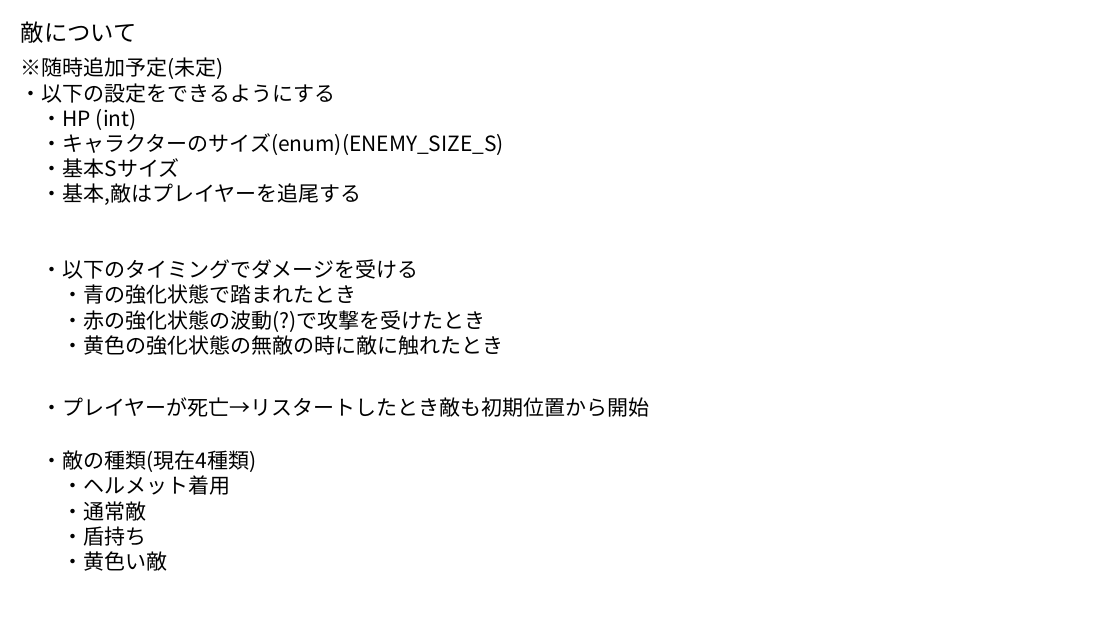
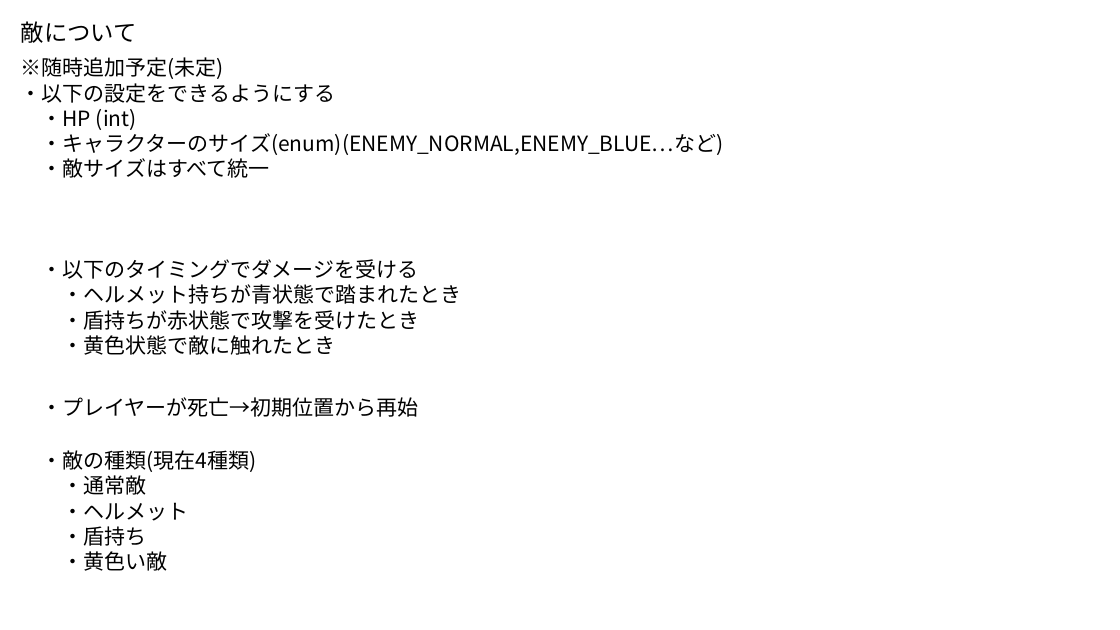
Before and after one commit to Akiyoshi-2/GameProbuctionPractice1, a slide deck: slide 1 of 仕様書/敵.pptx. Drawn at 1120x630 pixels with LibreOffice and Linux fonts; fonts in the diff are those of the drawing. Boxes give left, top, right and bottom in pixels: in the first picture for what was removed or moved away, otherwise in the second. Text is boxed around its words. In the diff, an @@ line names an element or a change of style, - is before the commit and + after.

Commit message:
敵の訂正/竹中

```diff
--- a/仕様書/敵.pptx
+++ b/仕様書/敵.pptx
@@ text at [42, 133, 724, 178]: text changed @@
-・キャラクターのサイズ(enum)(ENEMY_SIZE_S)
-・基本Sサイズ
-・基本,敵はプレイヤーを追尾する
+・キャラクターのサイズ(enum)(ENEMY_NORMAL,ENEMY_BLUE…など)
+・敵サイズはすべて統一
@@ text at [62, 284, 461, 355]: text changed @@
-・青の強化状態で踏まれたとき
-・赤の強化状態の波動(?)で攻撃を受けたとき
-・黄色の強化状態の無敵の時に敵に触れたとき
+・ヘルメット持ちが青状態で踏まれたとき
+・盾持ちが赤状態で攻撃を受けたとき
+・黄色状態で敵に触れたとき
@@ text at [41, 397, 418, 417]: text changed @@
-・プレイヤーが死亡→リスタートしたとき敵も初期位置から開始
+・プレイヤーが死亡→初期位置から再始
@@ text at [62, 475, 230, 495]: paragraph removed @@
-・ヘルメット着用
@@ text at [62, 502, 188, 521]: paragraph added @@
+・ヘルメット
```
